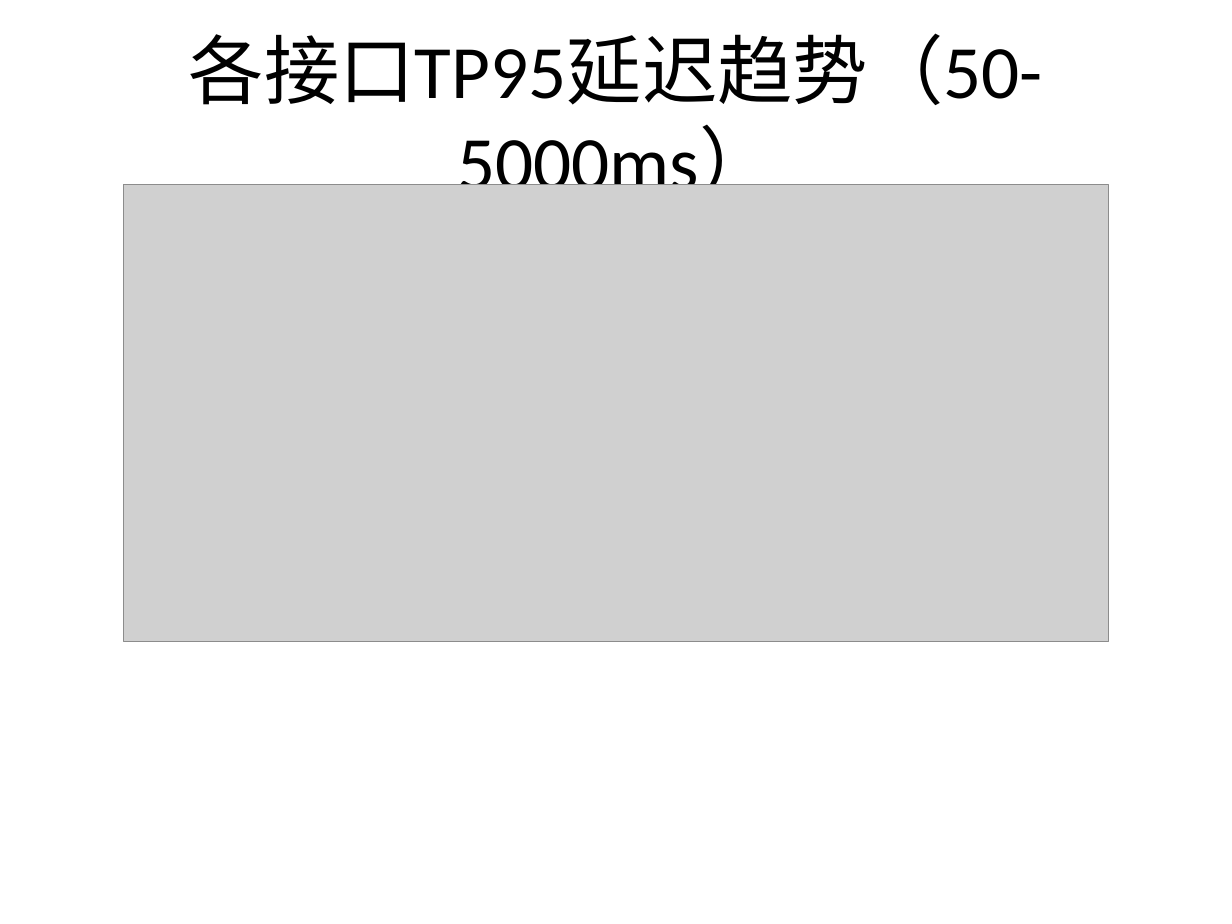
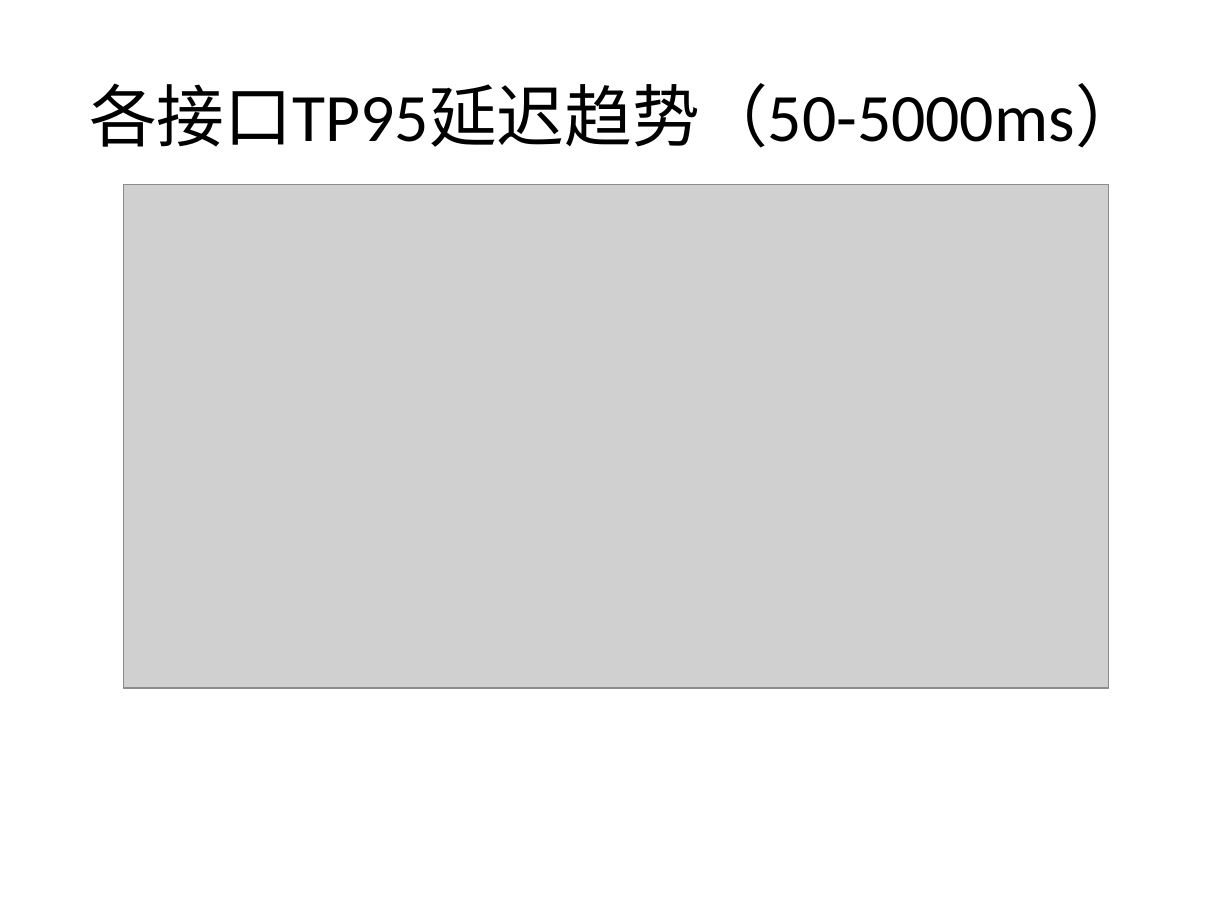
Before and after one commit to casparcao/spiders, a slide deck: slide 3 of performance/interface_performance_analysis/performance_analysis_report.pptx. Drawn at 1232x924 pixels with LibreOffice and Linux fonts; fonts in the diff are those of the drawing; grey boxes stand for pictures. Boxes give left, top, right and bottom in pixels: in the first picture for what was removed or moved away, otherwise in the second. Text is boxed around its words. In the diff, an @@ line names an element or a change of style, - is before the commit and + after.

```diff
--- a/performance/interface_performance_analysis/performance_analysis_report.pptx
+++ b/performance/interface_performance_analysis/performance_analysis_report.pptx
@@ title "各接口TP95延迟趋势（50-5000ms）" at (89,83,1143,148): size 44 to 39.6 pt @@
@@ picture: place and size @@
-picture at (123,185,1109,642)
+picture at (123,185,1109,689)
```
Also in this commit, not shown: 4 other slides changed, 6 slides added, 4 slides removed, 10 other files.
